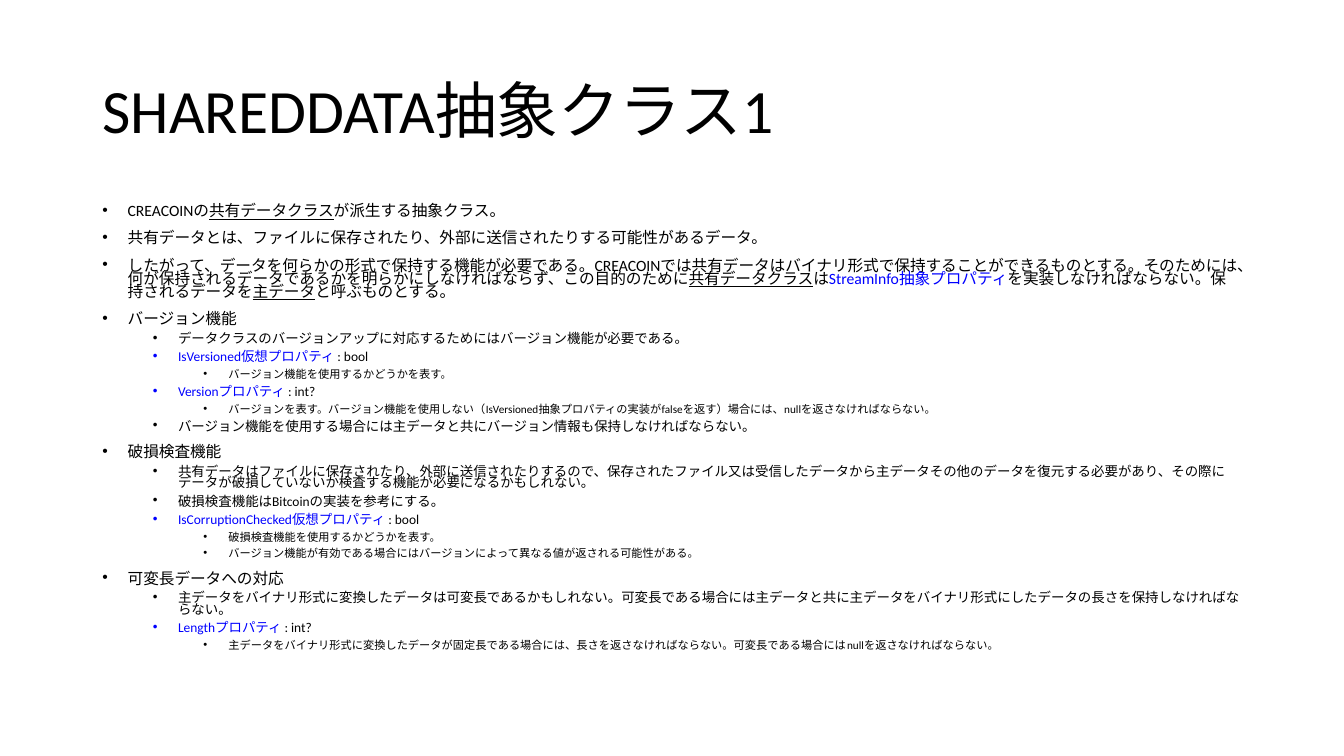
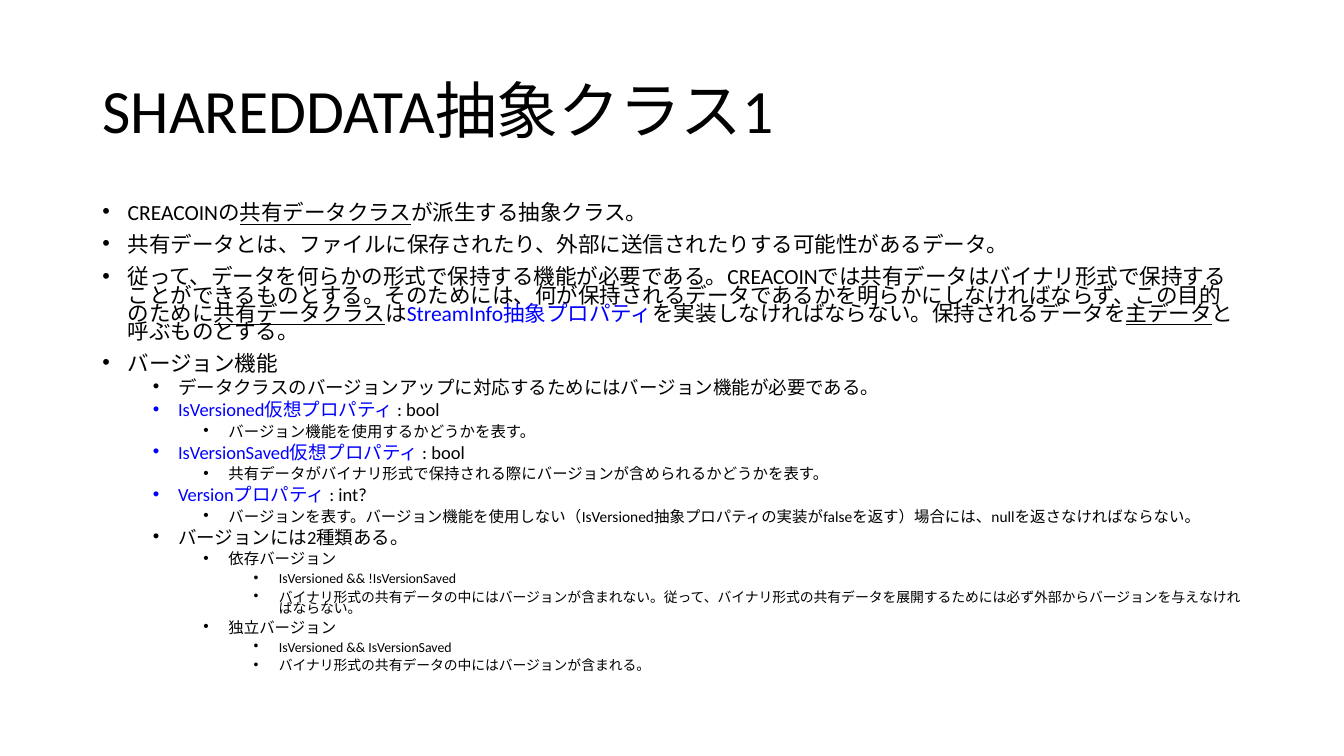
Before and after one commit to pizyumi/CREA, a slide deck: slide 7 of CREA2014/CREACOIN.pptx. Drawn at 1344x756 pixels with LibreOffice and Linux fonts; fonts in the diff are those of the drawing. Boxes give left, top, right and bottom in pixels: in the first picture for what was removed or moved away, otherwise in the second. Text is boxed around its words. In the diff, an @@ line names an element or a change of style, - is before the commit and + after.

```diff
--- a/CREA2014/CREACOIN.pptx
+++ b/CREA2014/CREACOIN.pptx
@@ text at <box>128,202,1200,524</box>: size 11.2 to 15.4 pt in "CREACOINの共有データクラスが派生する抽象クラス。", "共有データとは、ファイルに保存されたり、外部に送信されたりする可能性があるデータ。", "バージョン機能"; size 9.6 to 13.2 pt in "データクラスのバージョンアップに対応するためにはバージョン機能が必要である。", "IsVersioned仮想プロパティ : bool", "Versionプロパティ : int?"; size 8 to 11 pt in "バージョン機能を使用するかどうかを表す。", "バージョンを表す。バージョン機能を使用しない（IsVersioned抽象プロパティの実装がfalseを返す）場合には、n ..." @@
@@ text at <box>128,266,1233,341</box>: text changed; size 11.2 to 15.4 pt @@
-• したがって、データを何らかの形式で保持する機能が必要である。CREACOINでは共有データはバイナリ形式で保持することができるものとする。そのためには、何が保持されるデータであるかを明らかにしなければならず、この目的のために共有データクラスはStreamInfo抽象プロパティを実装しなければならない。保持されるデータを主データと呼ぶものとする。
+• 従って、データを何らかの形式で保持する機能が必要である。CREACOINでは共有データはバイナリ形式で保持することができるものとする。そのためには、何が保持されるデータであるかを明らかにしなければならず、この目的のために共有データクラスはStreamInfo抽象プロパティを実装しなければならない。保持されるデータを主データと呼ぶものとする。
@@ text at <box>228,466,828,481</box>: paragraphs added @@
+  • IsVersionSaved仮想プロパティ : bool
+    • 共有データがバイナリ形式で保持される際にバージョンが含められるかどうかを表す。
@@ text at <box>178,528,1241,671</box>: text changed; size 9.6 to 9.9 pt @@
-  • バージョン機能を使用する場合には主データと共にバージョン情報も保持しなければならない。
-• 破損検査機能
-  • 共有データはファイルに保存されたり、外部に送信されたりするので、保存されたファイル又は受信したデータから主データその他のデータを復元する必要があり、その際にデータが破損していないか検査する機能が必要になるかもしれない。
-  • 破損検査機能はBitcoinの実装を参考にする。
-  • IsCorruptionChecked仮想プロパティ : bool
-    • 破損検査機能を使用するかどうかを表す。
-    • バージョン機能が有効である場合にはバージョンによって異なる値が返される可能性がある。
-• 可変長データへの対応
-  • 主データをバイナリ形式に変換したデータは可変長であるかもしれない。可変長である場合には主データと共に主データをバイナリ形式にしたデータの長さを保持しなければならない。
-  • Lengthプロパティ : int?
-    • 主データをバイナリ形式に変換したデータが固定長である場合には、長さを返さなければならない。可変長である場合にはnullを返さなければならない。
+  • バージョンには2種類ある。
+    • 依存バージョン
+      • IsVersioned && !IsVersionSaved
+      • バイナリ形式の共有データの中にはバージョンが含まれない。従って、バイナリ形式の共有データを展開するためには必ず外部からバージョンを与えなければならない。
+    • 独立バージョン
+      • IsVersioned && IsVersionSaved
+      • バイナリ形式の共有データの中にはバージョンが含まれる。
```
Also in this commit, not shown: 4 other slides changed, 2 slides added, 4 other files.
